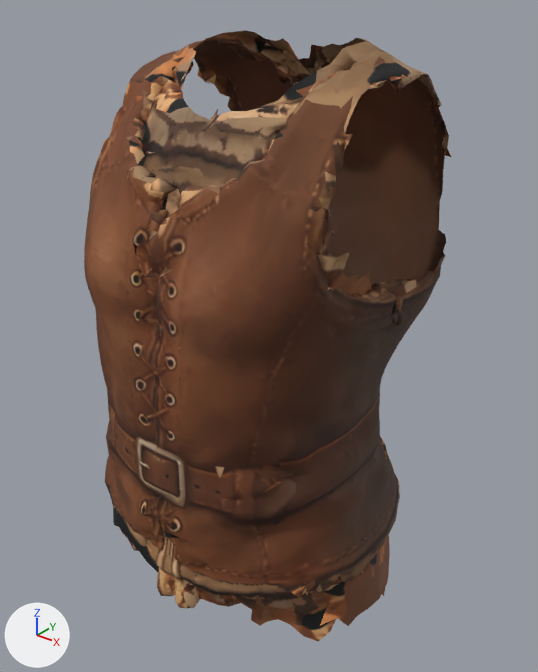
The glTF model assets/models/gear/leather_coat.glb as it was, and as the next commit left it.
Rendered twice from a 50 mm camera at (0.57, -0.659, 1.612) aimed at (0.024, 0.024, 1.189). Every picture has the same lights, and +X, +Y and +Z are marked at lower left. The picture after the commit comes second. Vertices at exactly the same position are counted once.

The first picture shows 'leather_coat'.
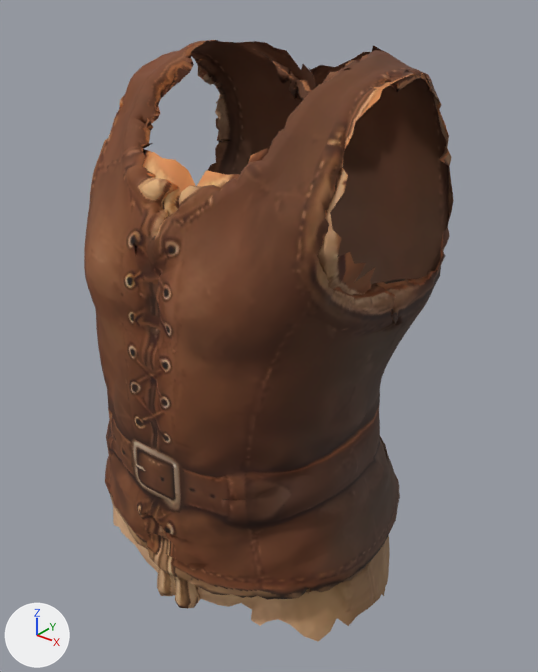
Boxes (x1, y1, x2, y2) around the edits, measured in the pictures (538 x 672 px; the box of a moved part takes in the faces that stretch with it):
'leather_coat', reshaped
    before: (84, 30, 451, 641)
    after: (84, 40, 454, 641)
part 1 of me_mesh_0_002, moved or reshaped
    before: (96, 30, 451, 290)
    after: (96, 41, 454, 290)
part 2 of me_mesh_0_002, deleted
    before: (128, 539, 139, 551)
part 3 of me_mesh_0_002, surface changed
    both: (108, 40, 446, 641)

The change, as a list of edits to the scene's bpy script:
```text
Change me_mesh_0_002:
    used by ob_leather_coat; location = (0.0, 0.0, 0.0); scale = (1.06, 1.06, 1.06)
    remove me_mesh_0_002.from_pydata(...)  # 4297 vertices, 8337 faces; spans x -0.211..0.213, y -0.17..0.19, z 0.795..1.458
    add me_mesh_0_002.from_pydata(...)  # 4330 vertices, 8388 faces; spans x -0.211..0.213, y -0.17..0.19, z 0.795..1.449
    me_mesh_0_002 part 1: 4 vertices moved from x -0.041..-0.001, y 0.133..0.16, z 1.39..1.412 to x -0.043..-0.001, y 0.133..0.159, z 1.376..1.412; 172 vertices removed from x -0.2..0.195, y -0.09..0.171, z 1.215..1.458; 206 vertices added at x -0.2..0.196, y -0.09..0.176, z 1.21..1.446
    me_mesh_0_002 part 2: 1 vertex removed from x -0.103, y -0.117, z 0.807
    me_mesh_0_002 part 3: 2774 kept faces spanning x -0.211..0.213, y -0.17..0.179, z 0.795..1.449 get new texture (UV) coordinates
    other edits to the shape of me_mesh_0_002 do not show in these pictures
```
